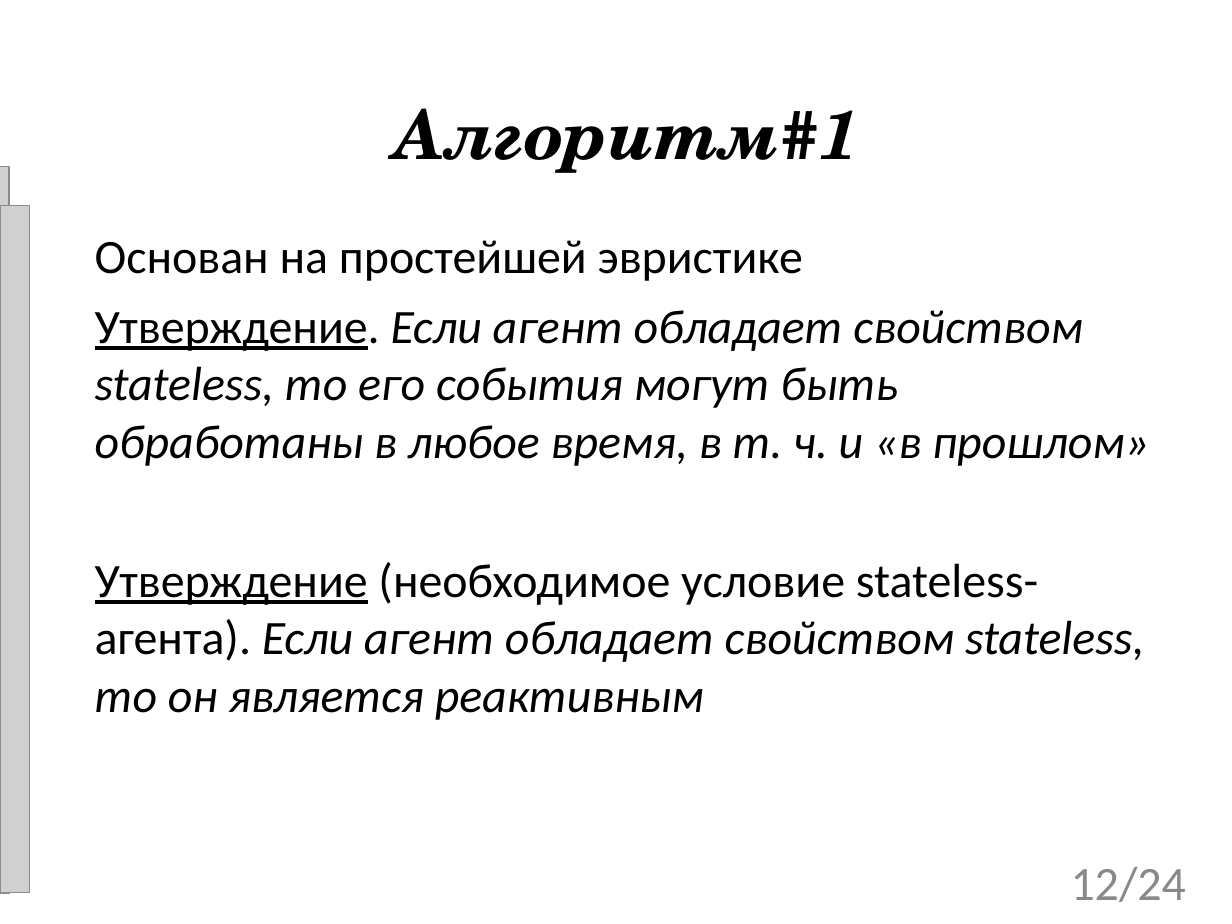
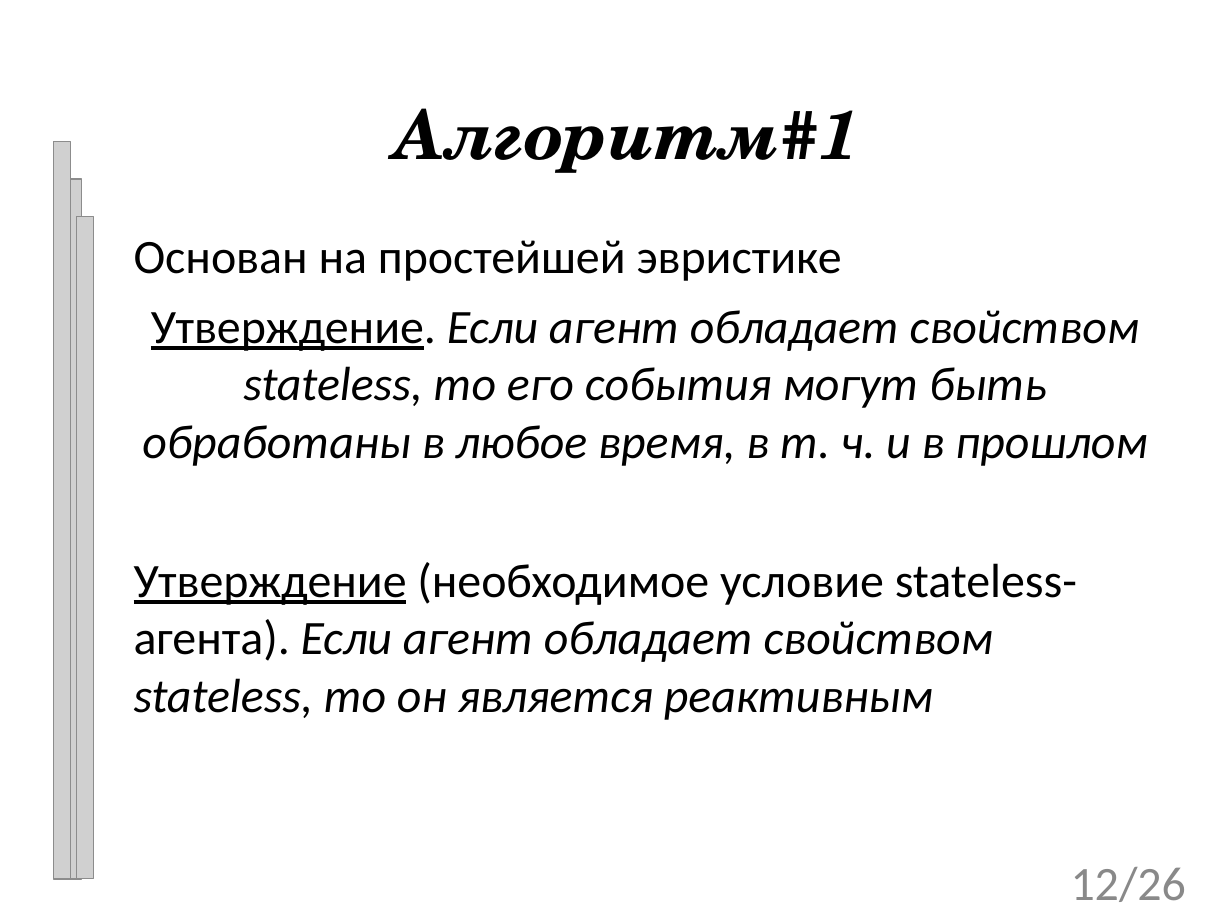
Before and after one commit to tom-trix/SynchAlgorithms, a slide deck: slide 12 of text/Mitrakov.ppt. Drawn at 1232x924 pixels with LibreOffice and Linux fonts; fonts in the diff are those of the drawing; grey boxes stand for pictures; background and template pictures are left out. Boxes give left, top, right and bottom in pixels: in the first picture for what was removed or moved away, otherwise in the second. Text is boxed around its words. In the diff, an @@ line names an element or a change of style, - is before the commit and + after.

```diff
--- a/text/Mitrakov.ppt
+++ b/text/Mitrakov.ppt
@@ picture added at bbox=[53, 142, 70, 878] @@
@@ picture: place and size @@
-picture at bbox=[0, 166, 9, 893]
+picture at bbox=[64, 179, 81, 878]
@@ picture: place and size @@
-picture at bbox=[0, 206, 30, 893]
+picture at bbox=[76, 216, 94, 877]
@@ subtitle "Основан на простейшей эвристике": place and size @@
-subtitle "Основан на простейшей эвристике" at bbox=[95, 240, 1149, 720]
+subtitle "Основан на простейшей эвристике" at bbox=[134, 240, 1148, 720]
@@ subtitle at bbox=[142, 310, 1148, 466]: text changed @@
-Утверждение. Если агент обладает свойством stateless, то его события могут быть обработаны в любое время, в т. ч. и «в прошлом»
+Утверждение. Если агент обладает свойством stateless, то его события могут быть обработаны в любое время, в т. ч. и в прошлом
@@ page number at bbox=[1071, 867, 1186, 902]: text changed @@
-12/24
+12/26
```
Also in this commit, not shown: 17 other slides changed, 8 slides added, 7 slides removed, 1 other file.
